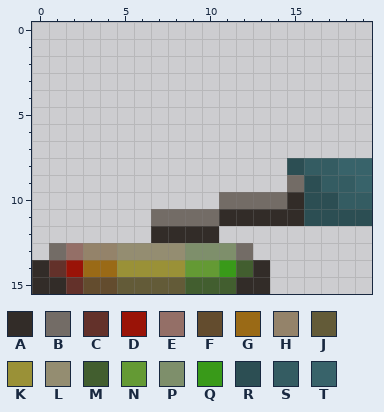
File history of a pixel-art sprite, Assets/textures/leverOn.png. The first picture shows the starting point.
Colours within 5 levels of each other are drawn and written as one.
Palette (. is transparent): A #322c28  B #736c66  C #63312a  D #9a1307  E #946f67  F #634c2e  G #9a6a16  H #94836a  J #635b38  K #9a9137  L #948d71  M #425e2f  N #649a34  P #7e8f6b  Q #399a19  R #2c4e53  S #345c62  T #38636a
Pixels before, first column x 0:
 8 ...............RSSTT
 9 ...............BRSST
10 ...........BBBBARRSS
11 .......BBBBAAAAARRRR
12 .......AAAA.........
13 .BEHHLLLLPPPB.......
14 ACDGGKKKKNNQMA......
15 AACFFJJJJMMMAA......
The result:
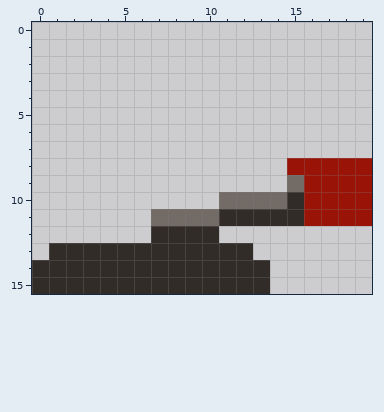
The edit:
file 20x16 -> 200x160 pixels (blocks of 1x1 -> 10x10; one block is one cell here)
Changed rows in their new state; - is an unchanged pixel.
first column x 1:
 8 --------------DDDDD
 9 ---------------DDDD
10 ---------------DDDD
11 ---------------DDDD
13 AAAAAAAAAAAA-------
14 AAAAAAAAAAAA-------
15 -AAAAAAAAAA--------
